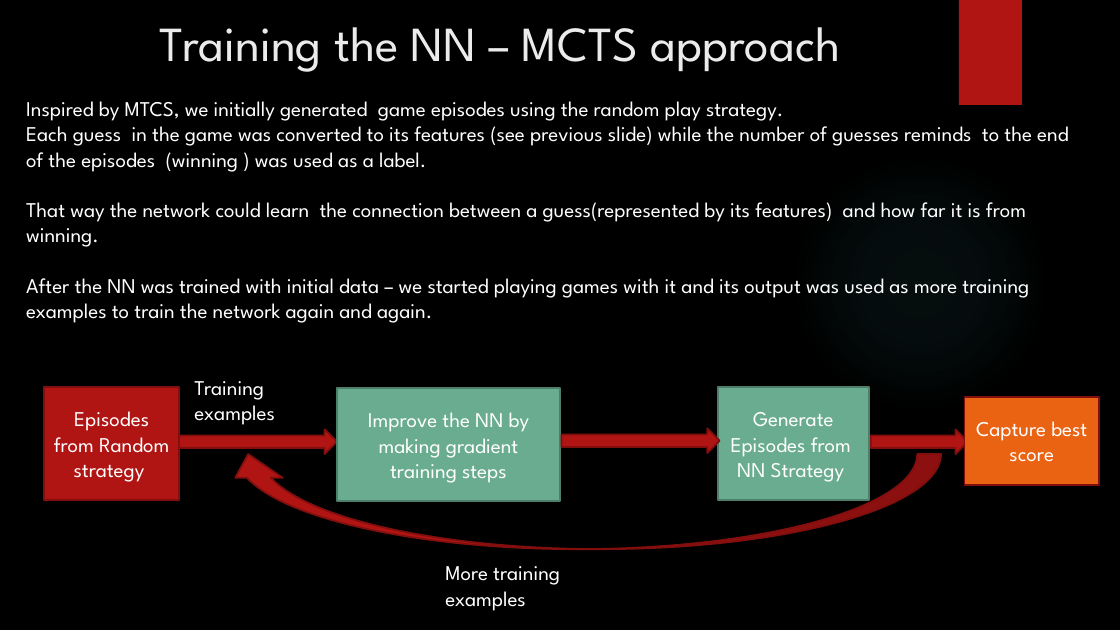
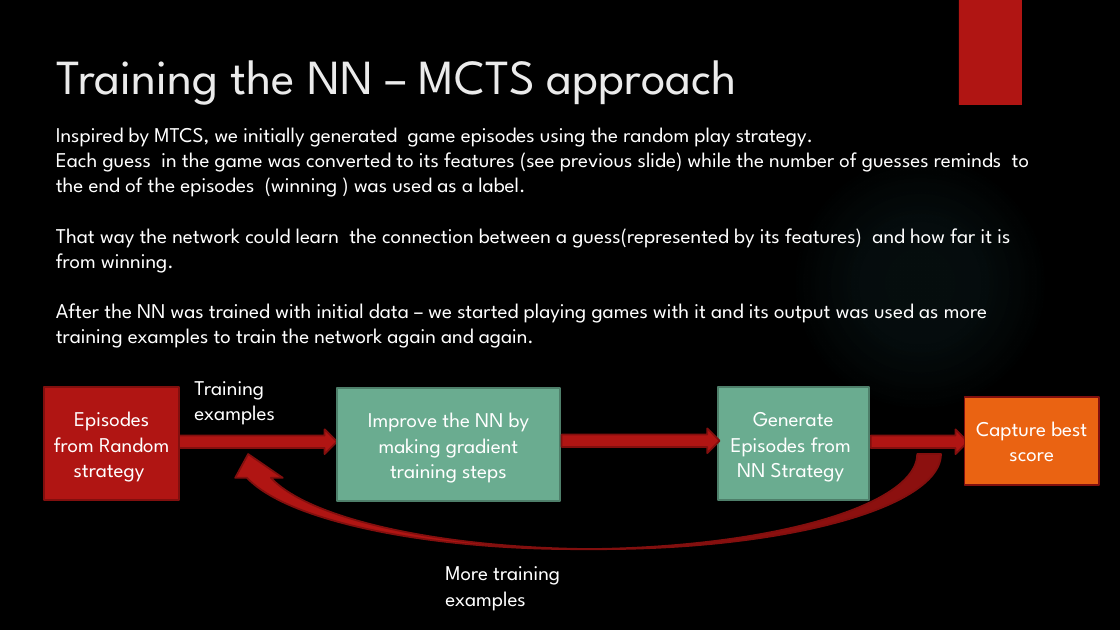
Before and after one commit to gilsh2/final_ai_project, a slide deck: slide 15 of ai_final_project_mastermind.pptx (slide 12 before the commit). Drawn at 1120x630 pixels with LibreOffice and Linux fonts; fonts in the diff are those of the drawing; background and template pictures are left out. Boxes give left, top, right and bottom in pixels: in the first picture for what was removed or moved away, otherwise in the second. Text is boxed around its words. In the diff, an @@ line names an element or a change of style, - is before the commit and + after.

```diff
--- a/ai_final_project_mastermind.pptx
+++ b/ai_final_project_mastermind.pptx
@@ text "Training the NN – MCTS ...": place and size @@
-text "Training the NN – MCTS ..." at box(159, 27, 840, 72)
+text "Training the NN – MCTS ..." at box(56, 60, 737, 105)
@@ text "Inspired by MTCS, we initially ..." rewrapped from box(26, 101, 1068, 323) to box(56, 127, 1029, 348) @@
```
Also in this commit, not shown: 14 other slides changed, 4 slides added, 1 other file.
